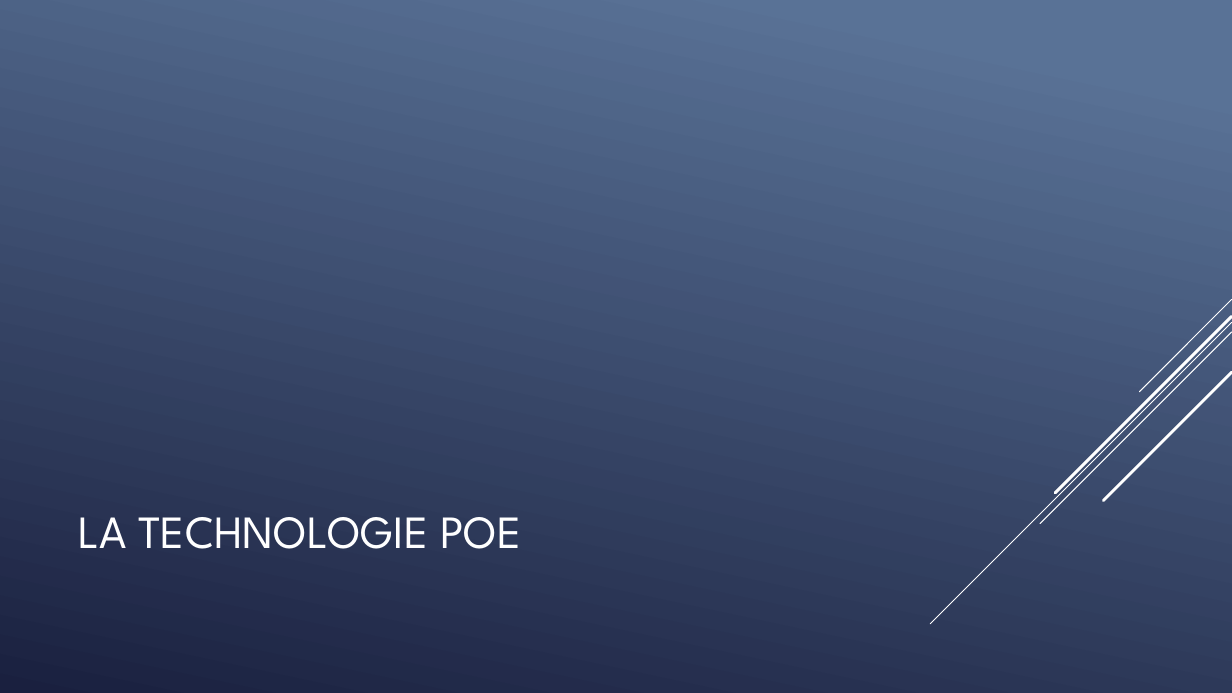
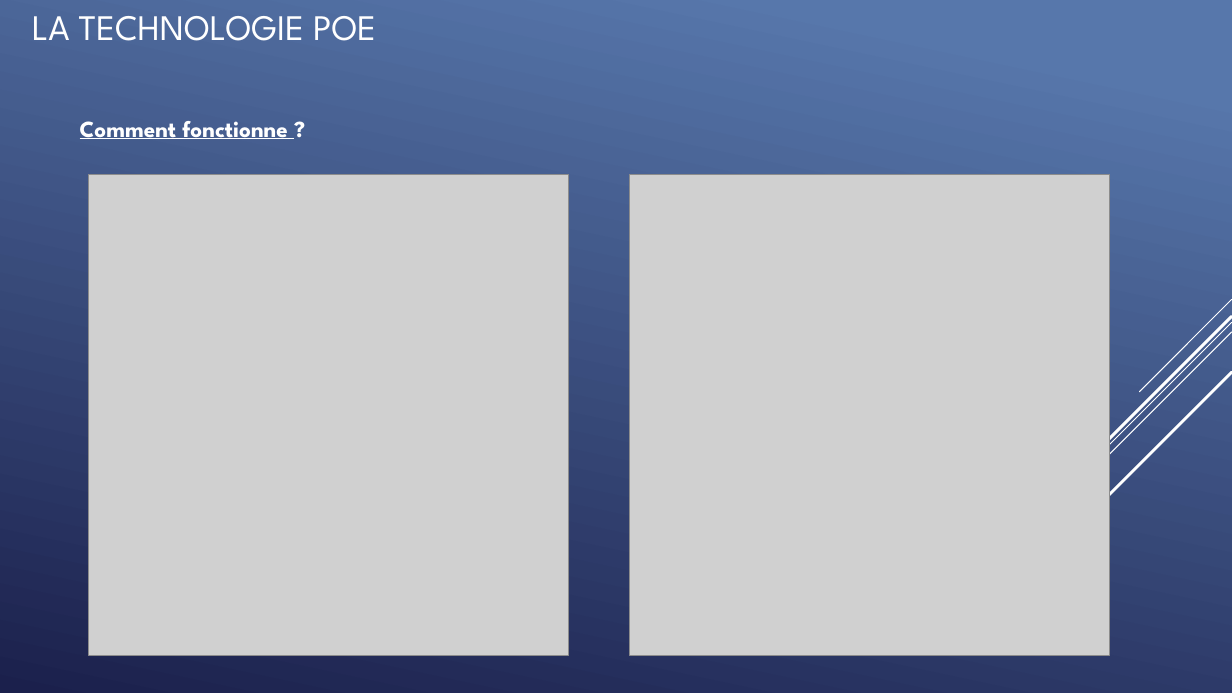
Before and after one commit to QuentinKrg/M214-Ethernet, a slide deck: slide 11 of Module 214 - Fabrication_Ethernet.pptx (slide 7 before the commit). Drawn at 1232x693 pixels with LibreOffice and Linux fonts; fonts in the diff are those of the drawing; grey boxes stand for pictures. Boxes give left, top, right and bottom in pixels: in the first picture for what was removed or moved away, otherwise in the second. Text is boxed around its words. In the diff, an @@ line names an element or a change of style, - is before the commit and + after.

```diff
--- a/Module 214 - Fabrication_Ethernet.pptx
+++ b/Module 214 - Fabrication_Ethernet.pptx
@@ background gradient #597496 to #1A2040 to gradient #5877AB to #1C204D @@
@@ title "LA TECHNOLOGIE POE": place and size @@
-title "LA TECHNOLOGIE POE" at (78,517,521,549)
+title "LA TECHNOLOGIE POE" at (32,16,376,41)
@@ title "LA TECHNOLOGIE POE" at (32,16,376,41): size 36 to 28 pt; alignment left to centre @@
@@ text added at (80,121,287,139), 18 pt, text #FFFFFF, bold, underline @@
+Comment fonctionne ?
@@ picture added at (88,175,568,655) @@
@@ picture added at (629,175,1110,655) @@
```
Also in this commit, not shown: 3 other slides changed, 23 slides added, 5 slides removed.
